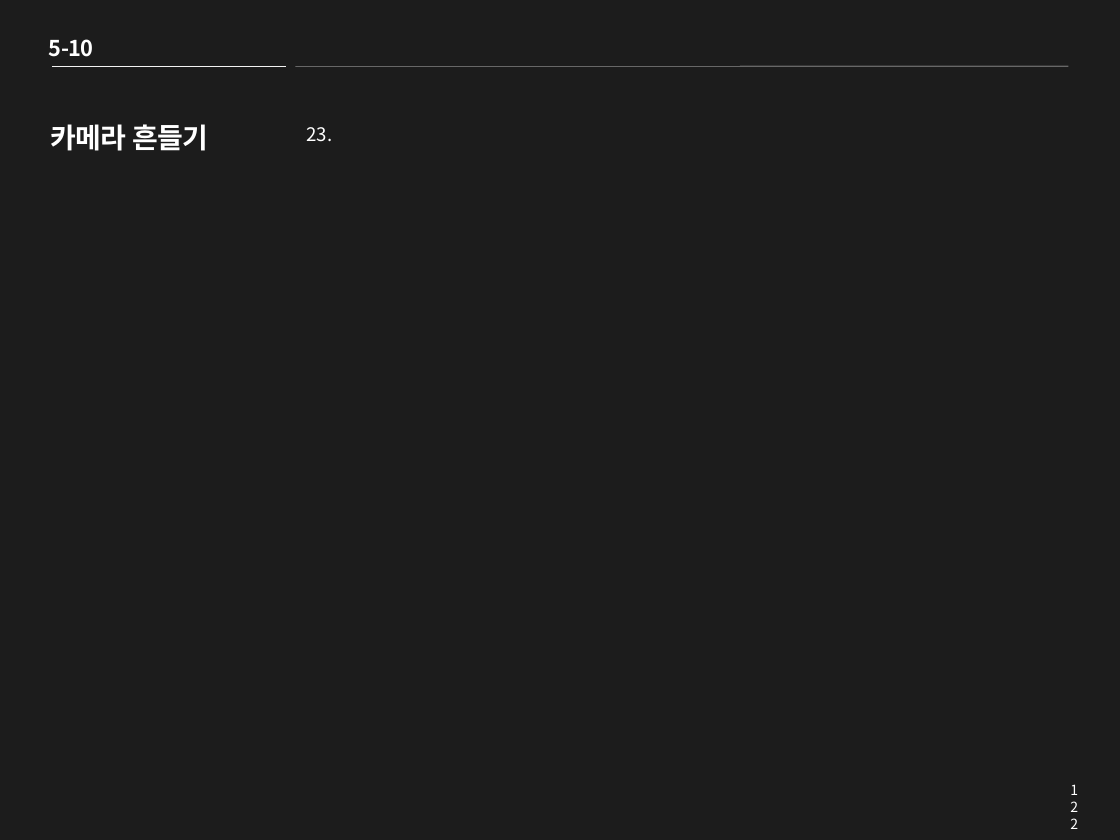
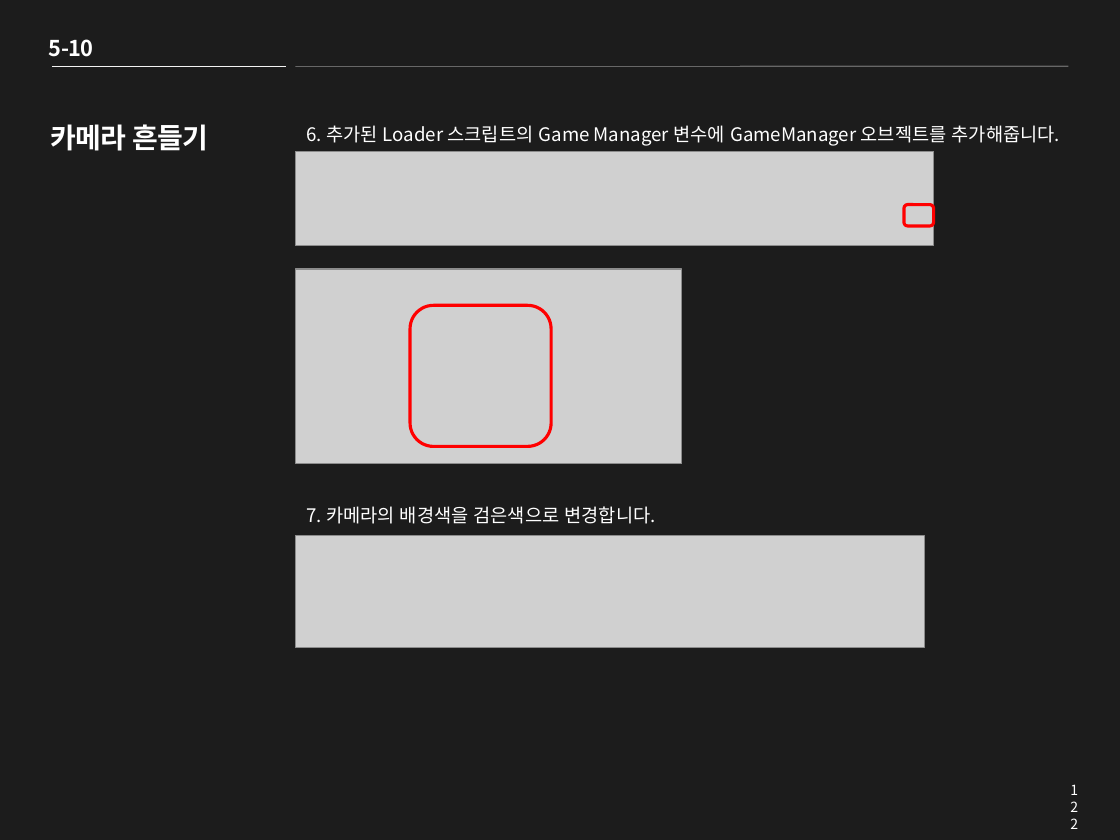
Before and after one commit to clianor/Unity-2D-Roguelike-tutorial, a slide deck: slide 122 of Roguelike PPT.pptx. Drawn at 1120x840 pixels with LibreOffice and Linux fonts; fonts in the diff are those of the drawing; grey boxes stand for pictures. Boxes give left, top, right and bottom in pixels: in the first picture for what was removed or moved away, otherwise in the second. Text is boxed around its words. In the diff, an @@ line names an element or a change of style, - is before the commit and + after.

```diff
--- a/Roguelike PPT.pptx
+++ b/Roguelike PPT.pptx
@@ text removed at (306,127,332,142) @@
-23.
@@ text added at (306,125,1060,524), 12 pt, text #FFFFFF @@
+6. 추가된 Loader 스크립트의 Game Manager 변수에 GameManager 오브젝트를 추가해줍니다.
+7. 카메라의 배경색을 검은색으로 변경합니다.
@@ picture added at (296,151,934,245) @@
@@ rounded rectangle added at (904,205,933,226), outline #FF0000 2 pt @@
@@ picture added at (296,269,682,464) @@
@@ rounded rectangle added at (410,306,551,447), outline #FF0000 2 pt @@
@@ picture added at (296,535,924,647) @@
```
Also in this commit, not shown: 4 other slides changed, 27 other files.
